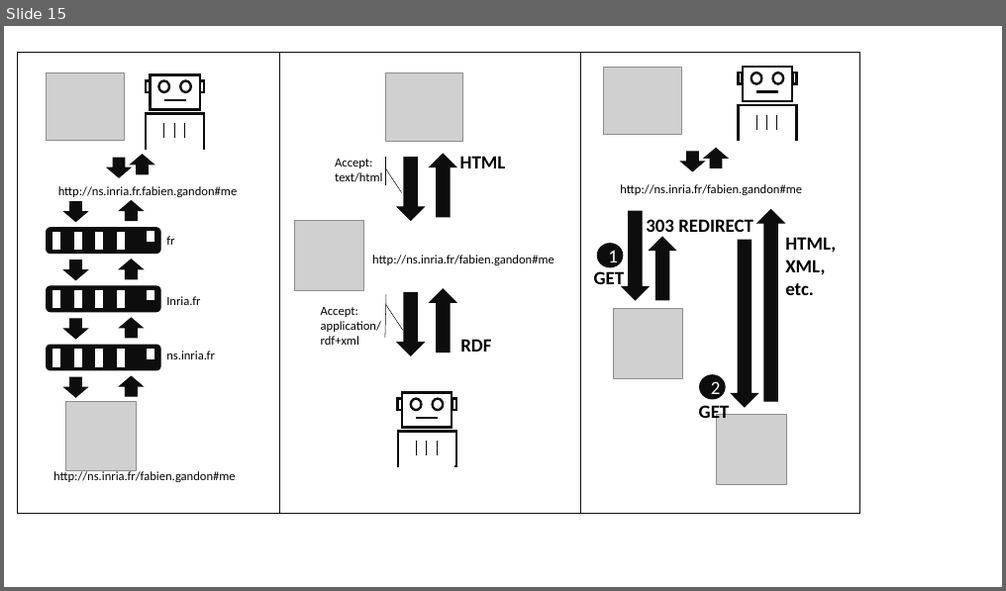
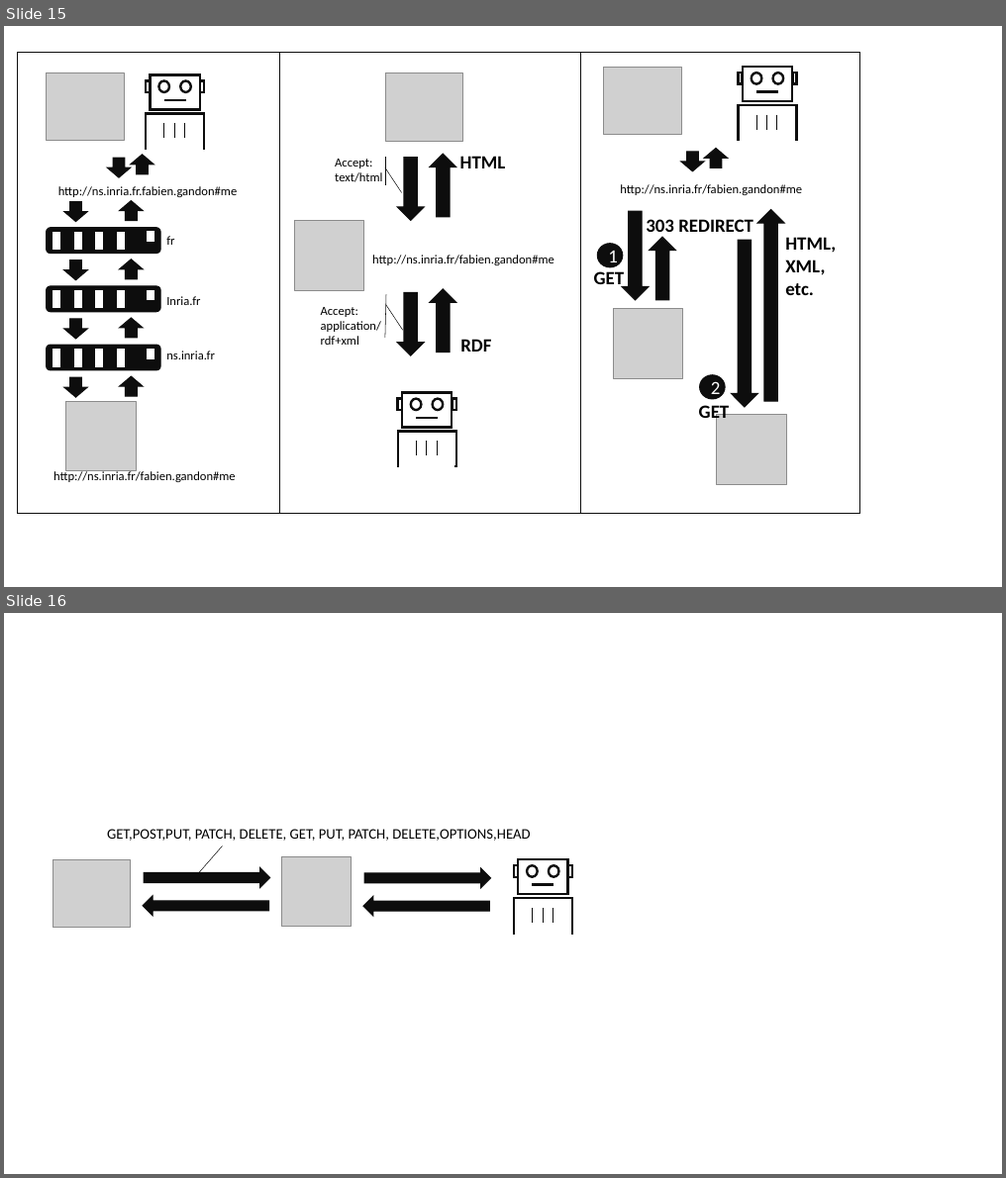
Before and after one commit to dallemang/SWWOv3, a slide deck: SWWOv3/media/ch3/Figures.pptx. Shown one above the other, each under a label of ours: slide 15 before the commit, slides 15 and 16 after it. The pictures are 1006x591 and 1006x1178 pixels, drawn with LibreOffice and Linux fonts; fonts in the diff are those of the drawing; grey boxes stand for pictures. Boxes give left, top, right and bottom in pixels: in the first picture for what was removed or moved away, otherwise in the second. Text is boxed around its words. In the diff, an @@ line names an element or a change of style, - is before the commit and + after.

```diff
--- a/SWWOv3/media/ch3/Figures.pptx
+++ b/SWWOv3/media/ch3/Figures.pptx
@@ slide 16 added at (x1=4, y1=613, x2=1002, y2=1174), background #FFFFFF @@
@@ text added at (x1=107, y1=829, x2=530, y2=841), 14 pt, text #000000 @@
+GET,POST,PUT, PATCH, DELETE, GET, PUT, PATCH, DELETE,OPTIONS,HEAD
@@ line added from (223, 846) to (196, 877), #0D0D0D 0.5 pt @@
@@ picture added at (x1=53, y1=861, x2=131, y2=928) @@
@@ down arrow added at (x1=144, y1=868, x2=270, y2=888), fill #0D0D0D, outline #0D0D0D 1 pt @@
@@ picture added at (x1=281, y1=857, x2=350, y2=926) @@
@@ down arrow added at (x1=364, y1=868, x2=491, y2=888), fill #0D0D0D, outline #0D0D0D 1 pt @@
@@ down arrow added at (x1=143, y1=896, x2=268, y2=916), fill #0D0D0D, outline #0D0D0D 1 pt @@
@@ down arrow added at (x1=363, y1=896, x2=489, y2=916), fill #0D0D0D, outline #0D0D0D 1 pt @@
@@ group added at (x1=514, y1=861, x2=572, y2=955): 5 rectangles, 4 lines, 2 ellipses @@
```
Also in this commit, not shown: 1 other file.
